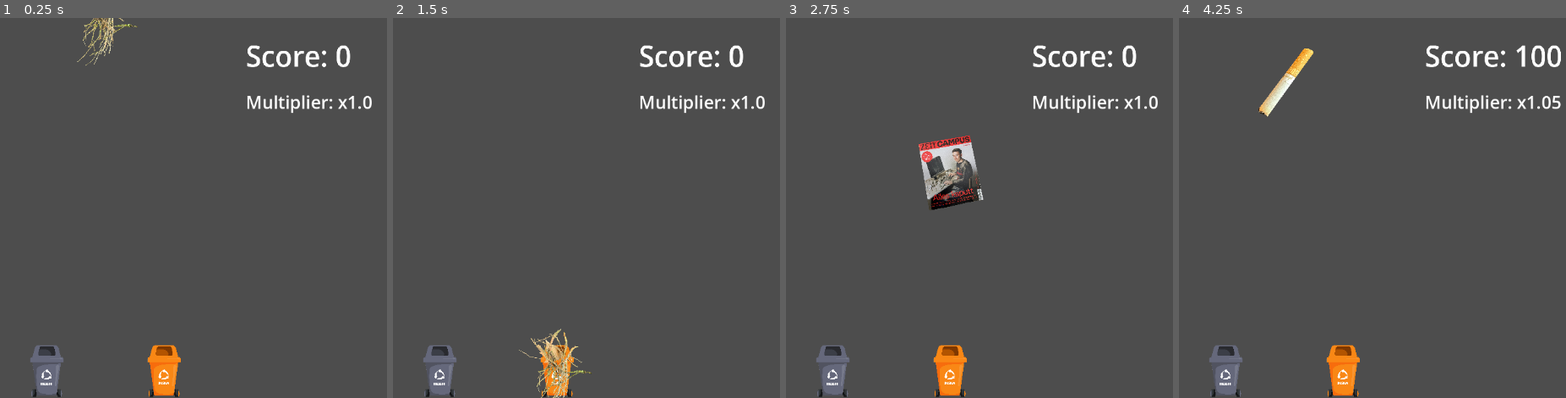
Above: before the commit, frames 1-4 (left to right).
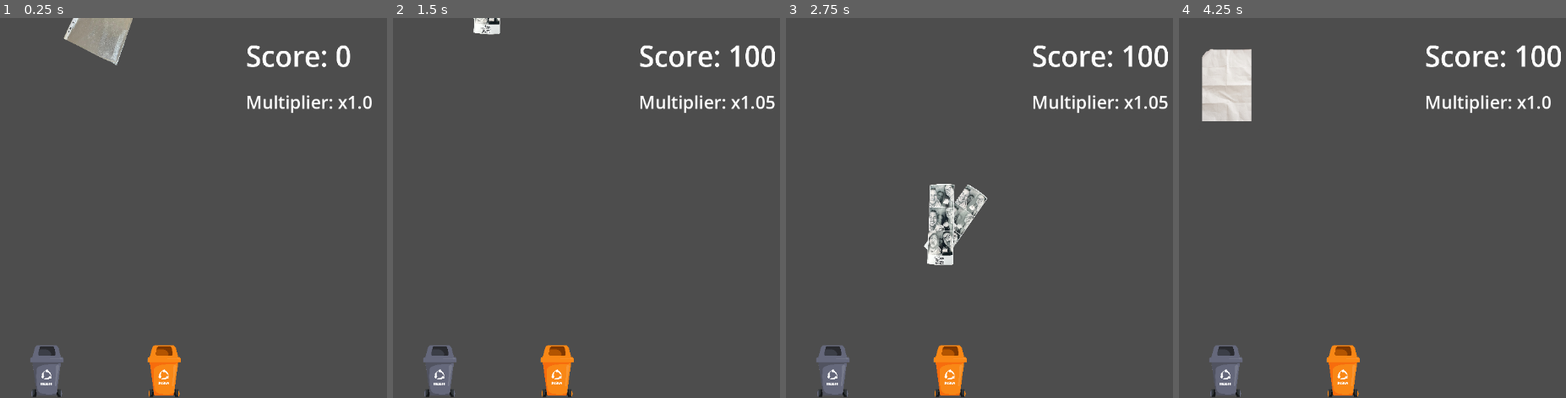
Above: after the commit, the same moments.

Repository: PraiseTheDarkFlo/bin-it
Game: Godot game, scene res://scenes/game.tscn
Two runs of this game, one before a commit and one after it. Both use one fixed random seed, a clock stepped at 60 frames per second and the inputs below.
Inputs:
- Up to frame 1 (0.25 s): no input
- Up to frame 2 (1.5 s): hold Right (right) 0.53-1.28 s; hold Space (down) from 1.28 s (still down)
- Up to frame 3 (2.75 s): release Space (down) at 2.03 s; hold Right (right) from 2.03 s (still down)
- Up to frame 4 (4.25 s): release Right (right) at 3.53 s; hold A (left) from 3.53 s (still down)

The runs differ from the first frame. In frame 1, 1.4% of the frame differs, in the area x 16-36%, y 0-13%; in frame 2, 1.6%; in frame 3, 3.8%, in the area x 34-99%, y 7-66%; in frame 4, 3.1%.

Commit message:
fix player.gd

Diff:
--- a/scenes/player.tscn
+++ b/scenes/player.tscn
@@ -1,5 +1,6 @@
 [gd_scene load_steps=32 format=3 uid="uid://cltg3bcampgmp"]
 
+[ext_resource type="Script" uid="uid://dwrfgookl0rg2" path="res://scripts/player.gd" id="1_dt7fs"]
 [ext_resource type="Texture2D" uid="uid://kw1ffjb5m4x3" path="res://assets/sprites/Bio/apple.png" id="1_l71n6"]
 [ext_resource type="Texture2D" uid="uid://cy8esn6i57uc7" path="res://assets/sprites/Rest/backpapier.png" id="2_ke2ow"]
 [ext_resource type="Texture2D" uid="uid://cjwhkmcrwixqp" path="res://assets/sprites/Bio/banana.png" id="3_ujl30"]
@@ -29,157 +30,6 @@
 [ext_resource type="Texture2D" uid="uid://dd8sa2nni225e" path="res://assets/sprites/Rest/zigarette.png" id="24_mx1m4"]
 [ext_resource type="Texture2D" uid="uid://bklyy3o4qdit1" path="res://assets/sprites/Rest/stifte.png" id="24_wnwbv"]
 
-[sub_resource type="GDScript" id="GDScript_g2els"]
-script/source = "extends CharacterBody2D
-
-
-#const SPEED: float  = 200.0
-
-@onready var animated_sprite: AnimatedSprite2D = $AnimatedSprite2D
-
-@onready var level_state: Node = %LevelState
-
-@onready var ray_cast_down: RayCast2D = $RayCastDown
-
-var garbage_type
-
-var garbage
-
-#Valid x-coordinates that the player can moce to. Initial value is only for testing (level manager overwrites this)
-var xPositions = [-50,0,50]
-
-#These Vairables encode whether the player is currently moving and where he is trying to move to. (seperated by axis)
-var movingSide = false
-var movingDown = false
-var sideTarget = 0
-var downTarget = 0
-
-#movement speed for the 2 axis (moveSpeedDown does not include gravity)
-var moveSpeedSide = 2000
-var moveSpeedDown = 3000
-
-func _ready():
-	#The diffrent kindes of items which the player can be.
-	#The name string must equal the sprite that is used for the player!
-	#Followed by the type of garbage the item is.
-	garbage = {
-		\"Box\": level_state.garbage_types.PAPER,
-		\"Flyer\": level_state.garbage_types.PAPER,
-		\"Magazine\": level_state.garbage_types.PAPER,
-		\"Paper_ball\": level_state.garbage_types.PAPER,
-		\"Sheet_of_paper\": level_state.garbage_types.PAPER,
-		\"Papier_rollen\": level_state.garbage_types.PAPER,
-		\"Nudeln\": level_state.garbage_types.PAPER,
-		\"Folie\": level_state.garbage_types.YELLOW,
-		\"Tube\": level_state.garbage_types.YELLOW,
-		\"Milk\": level_state.garbage_types.YELLOW,
-		\"Gifflar\": level_state.garbage_types.YELLOW,
-		\"Mozzarella\": level_state.garbage_types.YELLOW,
-		\"Tesa\": level_state.garbage_types.YELLOW,
-		\"Dose\": level_state.garbage_types.YELLOW,
-		\"Backpapier\": level_state.garbage_types.REST,
-		\"Bong\": level_state.garbage_types.REST,
-		\"Ordner\": level_state.garbage_types.REST,
-		\"Picture\": level_state.garbage_types.REST,
-		\"Zigarette\": level_state.garbage_types.REST,
-		\"Scherben\": level_state.garbage_types.REST,
-		\"Stifte\": level_state.garbage_types.REST,
-		\"Apple\": level_state.garbage_types.BIO,
-		\"Banana\": level_state.garbage_types.BIO,
-		\"Leafs\": level_state.garbage_types.BIO,
-		\"Loewenzahn\": level_state.garbage_types.BIO,
-		\"Stick\": level_state.garbage_types.BIO,
-		\"Sticks\": level_state.garbage_types.BIO,
-		\"Straw\": level_state.garbage_types.BIO,
-	}
-	new_item()
-
-
-func _physics_process(delta: float) -> void:
-	if !movingDown: #fast drop pauses gravity
-		global_position.y += delta * level_state.fall_speed
-
-	if Input.is_action_just_pressed(\"right\"):
-		if !movingDown:
-			findClosestRight()
-			movingSide=true
-
-	if Input.is_action_just_pressed(\"left\"):
-		if !movingDown:
-			findClosestLeft()
-			movingSide=true
-
-	if Input.is_action_just_pressed(\"down\"):
-		if !movingSide:
-			findClosestDown()
-			movingDown=true
-
-	go_there(delta)
-
-#handels the selecting of new items randomly.
-func new_item():
-	if (garbage != null):
-		#selects random an item of the dictionary
-		var random = randi_range(0,garbage.size()-1)
-		var keys = garbage.keys()
-		var random_key = keys[random]
-		var random_type = garbage[random_key]
-		print(random_key)
-
-		animated_sprite.play(random_key)
-		garbage_type = random_type
-
-#calls the selection of a random new item and then spawns it at the reset_pos and resets its velocity
-func respawn():
-	new_item()
-	global_position = level_state.reset_pos
-	velocity.y = 0
-
-#finds the closest valid (x-)position to the right of the current position
-func findClosestRight():
-	sideTarget=global_position.x
-	for x in xPositions:
-		if x>global_position.x:
-			if sideTarget==global_position.x:
-				sideTarget=x
-			elif x<sideTarget:
-				sideTarget=x
-
-
-#finds the closest valid (x-)position to the left of the current position
-func findClosestLeft():
-	sideTarget=global_position.x
-	for x in xPositions:
-		if x<global_position.x:
-			if sideTarget==global_position.x:
-				sideTarget=x
-			elif x>sideTarget:
-				sideTarget=x
-
-#casts a ray down to find nearest bin/power-up
-func findClosestDown():
-	downTarget=global_position.y
-	if ray_cast_down.is_colliding():
-		downTarget=ray_cast_down.get_collision_point().y
-	print(downTarget)
-	print(ray_cast_down.get_collider())
-
-#moves player to target position (linear interpolation)
-func go_there(delta):
-	if movingDown:
-		global_position.y=move_toward(global_position.y,downTarget,delta*moveSpeedDown)
-		if global_position.y==downTarget:
-			movingDown=false
-	elif movingSide:
-		global_position.x=move_toward(global_position.x,sideTarget,delta*moveSpeedSide)
-		if global_position.x==sideTarget:
-			movingSide=false
-
-
-
-
-"
-
 [sub_resource type="SpriteFrames" id="SpriteFrames_4gjji"]
 animations = [{
 "frames": [{
@@ -414,7 +264,7 @@
 z_index = 5
 scale = Vector2(0.442321, 0.479999)
 collision_layer = 2
-script = SubResource("GDScript_g2els")
+script = ExtResource("1_dt7fs")
 
 [node name="AnimatedSprite2D" type="AnimatedSprite2D" parent="."]
 position = Vector2(-3.8147e-06, -8.33335)
--- a/scripts/player.gd
+++ b/scripts/player.gd
@@ -1,54 +1,144 @@
 extends CharacterBody2D
 
 
-const SPEED: float  = 200.0
+#const SPEED: float  = 200.0
 
 @onready var animated_sprite: AnimatedSprite2D = $AnimatedSprite2D
 
-@onready var level_state: Node = $".."
+@onready var level_state: Node = %LevelState
+
+@onready var ray_cast_down: RayCast2D = $RayCastDown
 
 var garbage_type
 
 var garbage
 
+#Valid x-coordinates that the player can moce to. Initial value is only for testing (level manager overwrites this)
+var xPositions = [-50,0,50]
+
+#These Vairables encode whether the player is currently moving and where he is trying to move to. (seperated by axis)
+var movingSide = false
+var movingDown = false
+var sideTarget = 0
+var downTarget = 0
+
+#movement speed for the 2 axis (moveSpeedDown does not include gravity)
+var moveSpeedSide = 2000
+var moveSpeedDown = 3000
+
 func _ready():
+	#The diffrent kindes of items which the player can be.
+	#The name string must equal the sprite that is used for the player!
+	#Followed by the type of garbage the item is.
 	garbage = {
-		"Banana": level_state.garbage_types.ORGANIC,
-		"Bottle": level_state.garbage_types.PLASTIC,
+		"Box": level_state.garbage_types.PAPER,
+		"Flyer": level_state.garbage_types.PAPER,
+		"Magazine": level_state.garbage_types.PAPER,
+		"Paper_ball": level_state.garbage_types.PAPER,
+		"Sheet_of_paper": level_state.garbage_types.PAPER,
+		"Papier_rollen": level_state.garbage_types.PAPER,
+		"Nudeln": level_state.garbage_types.PAPER,
+		"Folie": level_state.garbage_types.YELLOW,
+		"Tube": level_state.garbage_types.YELLOW,
+		"Milk": level_state.garbage_types.YELLOW,
+		"Gifflar": level_state.garbage_types.YELLOW,
+		"Mozzarella": level_state.garbage_types.YELLOW,
+		"Tesa": level_state.garbage_types.YELLOW,
+		"Dose": level_state.garbage_types.YELLOW,
+		"Backpapier": level_state.garbage_types.REST,
+		"Bong": level_state.garbage_types.REST,
+		"Ordner": level_state.garbage_types.REST,
+		"Picture": level_state.garbage_types.REST,
+		"Zigarette": level_state.garbage_types.REST,
+		"Scherben": level_state.garbage_types.REST,
+		"Stifte": level_state.garbage_types.REST,
+		"Apple": level_state.garbage_types.BIO,
+		"Banana": level_state.garbage_types.BIO,
+		"Leafs": level_state.garbage_types.BIO,
+		"Loewenzahn": level_state.garbage_types.BIO,
+		"Stick": level_state.garbage_types.BIO,
+		"Sticks": level_state.garbage_types.BIO,
+		"Straw": level_state.garbage_types.BIO,
 	}
 	new_item()
 
 
 func _physics_process(delta: float) -> void:
-	#velocity += get_gravity() * delta * level_state.fall_speed
-	velocity.y += delta * level_state.fall_speed
+	if !movingDown: #fast drop pauses gravity
+		global_position.y += delta * level_state.fall_speed
 
-	# Get the input direction and handle the movement/deceleration.
-	# As good practice, you should replace UI actions with custom gameplay actions.
+	if Input.is_action_just_pressed("right"):
+		if !movingDown:
+			findClosestRight()
+			movingSide=true
+
+	if Input.is_action_just_pressed("left"):
+		if !movingDown:
+			findClosestLeft()
+			movingSide=true
+
 	if Input.is_action_just_pressed("down"):
-		velocity.y *=2
-	elif Input.is_action_just_released("down"):
-		velocity.y /=2
+		if !movingSide:
+			findClosestDown()
+			movingDown=true
 
-	var direction := Input.get_axis("left", "right")
-	if direction:
-		velocity.x = direction * SPEED +200
-	else:
-		velocity.x = move_toward(velocity.x, 0, SPEED)
+	go_there(delta)
 
-	move_and_slide()
-
+#handels the selecting of new items randomly.
 func new_item():
 	if (garbage != null):
+		#selects random an item of the dictionary
 		var random = randi_range(0,garbage.size()-1)
 		var keys = garbage.keys()
 		var random_key = keys[random]
 		var random_type = garbage[random_key]
+		print(random_key)
 
 		animated_sprite.play(random_key)
 		garbage_type = random_type
 
+#calls the selection of a random new item and then spawns it at the reset_pos and resets its velocity
 func respawn():
 	new_item()
 	global_position = level_state.reset_pos
 	velocity.y = 0
+
+#finds the closest valid (x-)position to the right of the current position
+func findClosestRight():
+	sideTarget=global_position.x
+	for x in xPositions:
+		if x>global_position.x:
+			if sideTarget==global_position.x:
+				sideTarget=x
+			elif x<sideTarget:
+				sideTarget=x
+
+
+#finds the closest valid (x-)position to the left of the current position
+func findClosestLeft():
+	sideTarget=global_position.x
+	for x in xPositions:
+		if x<global_position.x:
+			if sideTarget==global_position.x:
+				sideTarget=x
+			elif x>sideTarget:
+				sideTarget=x
+
+#casts a ray down to find nearest bin/power-up
+func findClosestDown():
+	downTarget=global_position.y
+	if ray_cast_down.is_colliding():
+		downTarget=ray_cast_down.get_collision_point().y
+	print(downTarget)
+	print(ray_cast_down.get_collider())
+
+#moves player to target position (linear interpolation)
+func go_there(delta):
+	if movingDown:
+		global_position.y=move_toward(global_position.y,downTarget,delta*moveSpeedDown)
+		if global_position.y==downTarget:
+			movingDown=false
+	elif movingSide:
+		global_position.x=move_toward(global_position.x,sideTarget,delta*moveSpeedSide)
+		if global_position.x==sideTarget:
+			movingSide=false
Binary file added: assets/sprites/bins/bio.png
Not shown, added: assets/sprites/bins/bio.png.import
Binary file added: assets/sprites/bins/gelb.png
Not shown, added: assets/sprites/bins/gelb.png.import
Binary file added: assets/sprites/bins/papier.png
Not shown, added: assets/sprites/bins/papier.png.import
Binary file added: assets/sprites/bins/rest.png
Not shown, added: assets/sprites/bins/rest.png.import
